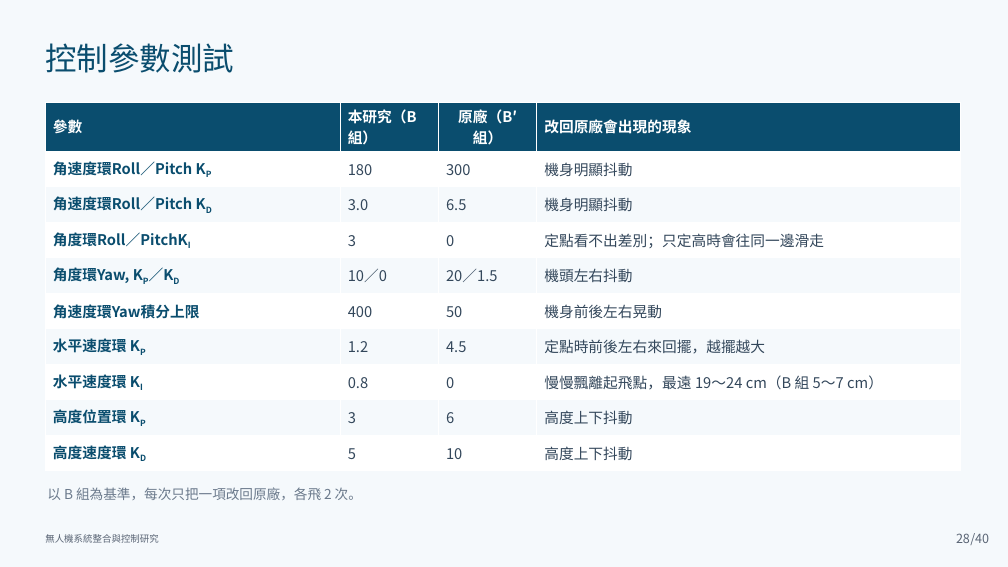
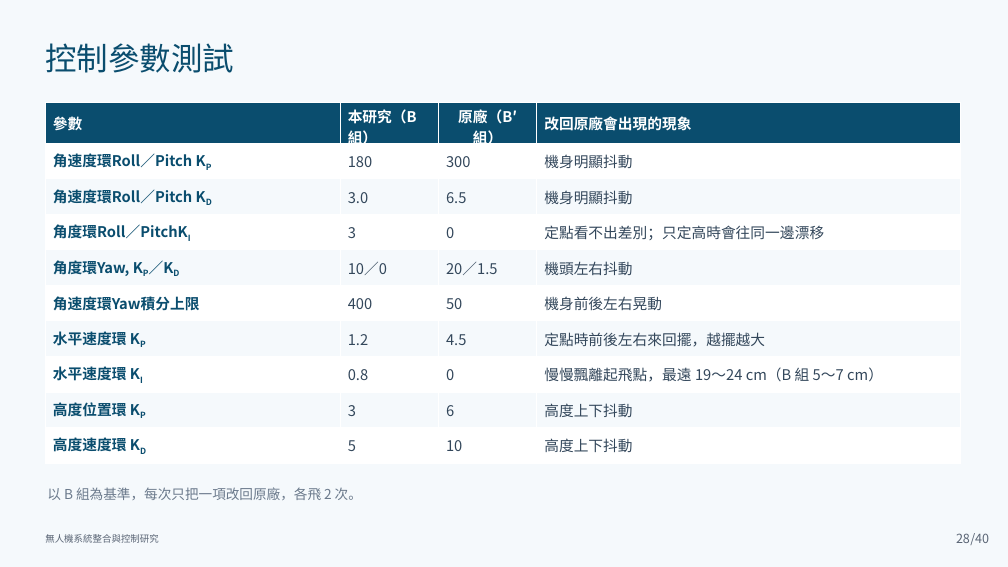
Before and after one commit to lingken1028/-, a slide deck: slide 28 of 無人機系統整合與控制研究_口試簡報 2.pptx. Drawn at 1008x567 pixels with LibreOffice and Linux fonts; fonts in the diff are those of the drawing. Boxes give left, top, right and bottom in pixels: in the first picture for what was removed or moved away, otherwise in the second. Text is boxed around its words. In the diff, an @@ line names an element or a change of style, - is before the commit and + after.

```diff
--- a/無人機系統整合與控制研究_口試簡報 2.pptx
+++ b/無人機系統整合與控制研究_口試簡報 2.pptx
@@ table at bbox=[45, 102, 960, 459] @@
-row 4, column 4: 定點看不出差別；只定高時會往同一邊滑走
+row 4, column 4: 定點看不出差別；只定高時會往同一邊漂移
```
Also in this commit, not shown: 1 other slide changed.
